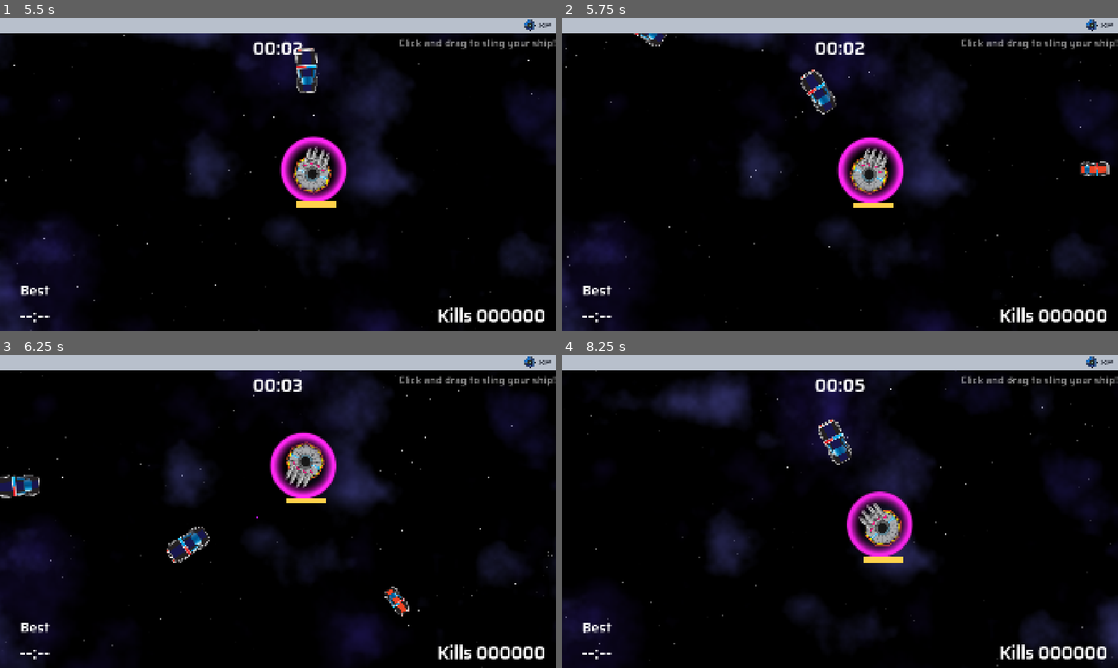
Above: before the commit, frames 1-4 (two rows, left to right).
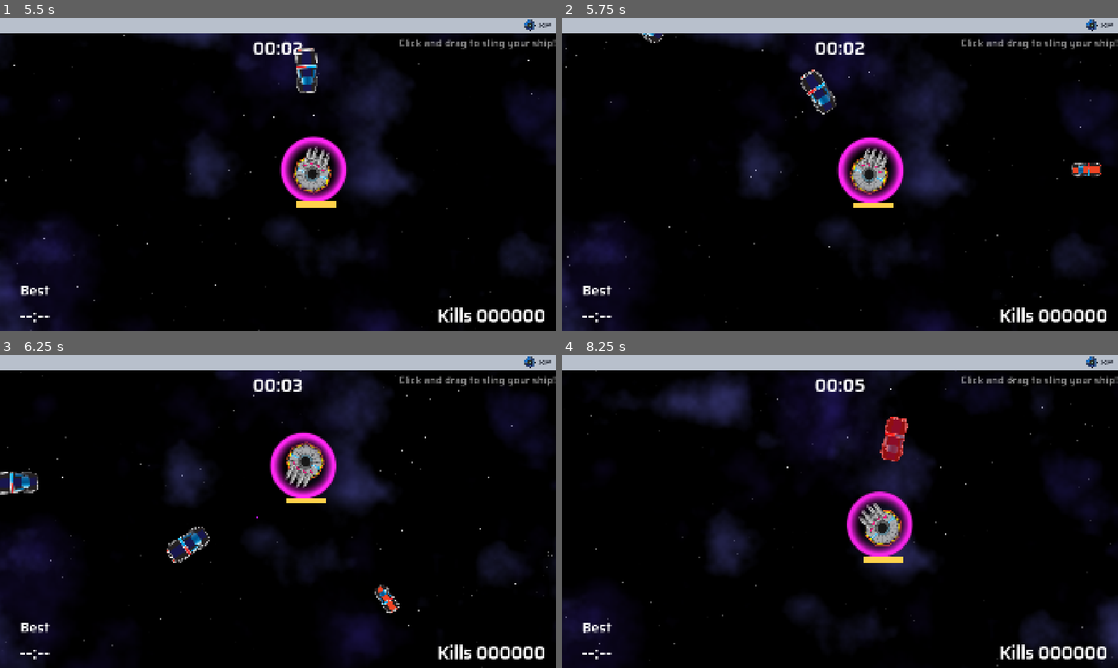
Above: after the commit, the same moments.

Repository: two-sticks-and-a-rock/space-arcade
Game: Godot game, scene res://scenes/main_menu.tscn
Two runs of this game, one before a commit and one after it. Both use one fixed random seed, a clock stepped at 60 frames per second and the inputs below.
Inputs (mouse positions are in pixels of both pictures, inside the frame that each line leads up to):
- Up to frame 1 (5.5 s): click "START" at 0.5 s; click "SKIP" at 1.25 s; click "CONTINUE" at 2 s; click "SELECT" at 2.75 s; tap Enter at 3.5 s; move the mouse to (400, 158) at 3.52 s; press the mouse at (400, 158) at 3.53 s; hold Right (move_right) 3.53-4.28 s; move the mouse to (166, 190) at 4.27 s; release the mouse at (166, 190) at 4.28 s; hold Down (move_back) 4.28-5.03 s; tap Space (sling_release) at 4.35 s; move the mouse to (333, 105) at 5.02 s; press the mouse at (333, 105) at 5.03 s; hold Right (move_right) from 5.03 s (still down)
- Up to frame 2 (5.75 s): keep holding Right (move_right)
- Up to frame 3 (6.25 s): move the mouse to (250, 574) at 5.77 s; release Right (move_right) at 5.78 s; release the mouse at (250, 574) at 5.78 s; hold Up (move_forward) from 5.78 s (still down); tap Space (sling_release) at 5.85 s
- Up to frame 4 (8.25 s): move the mouse to (1006, 558) at 6.52 s; release Up (move_forward) at 6.53 s; press the mouse at (1006, 558) at 6.53 s; hold Left (move_left) 6.53-8.03 s; move the mouse to (673, 464) at 7.27 s; release the mouse at (673, 464) at 7.28 s; tap Space (sling_release) at 7.35 s; move the mouse to (867, 511) at 8.02 s; press the mouse at (867, 511) at 8.03 s; hold Down (move_back) from 8.03 s (still down)

Frame 1 is identical in both runs. In frame 2, 0.4% of the frame differs, in the area x 12-99%, y 4-52%; in frame 3, 0.8%; in frame 4, 0.9%, in the area x 46-63%, y 19-36%.

Commit message:
chore: Adjust XP drop rate 100% -> 25% (#98)
* XP drop rate 40%

* 25% drop rate

Diff:
--- a/scenes/enemies/enemy.gd
+++ b/scenes/enemies/enemy.gd
@@ -11,6 +11,8 @@
 var speed_mod : float = 1.0
 var max_hp = 100
 var curr_hp = max_hp
+
+var does_drop_xp = randi_range(0, 100)
 
 @onready var freeze_timer : Timer = Timer.new()
 var is_frozen: bool = false
@@ -47,7 +49,8 @@
 			var xp_drop = xp_scene.instantiate()
 			xp_drop.global_position = global_position
 			get_parent().add_child(xp_drop)
-		drop_xp.call_deferred()
+		if (does_drop_xp < 25):
+			drop_xp.call_deferred()
 		EventBus.enemy_death.emit()
 
 		var explode = func():
